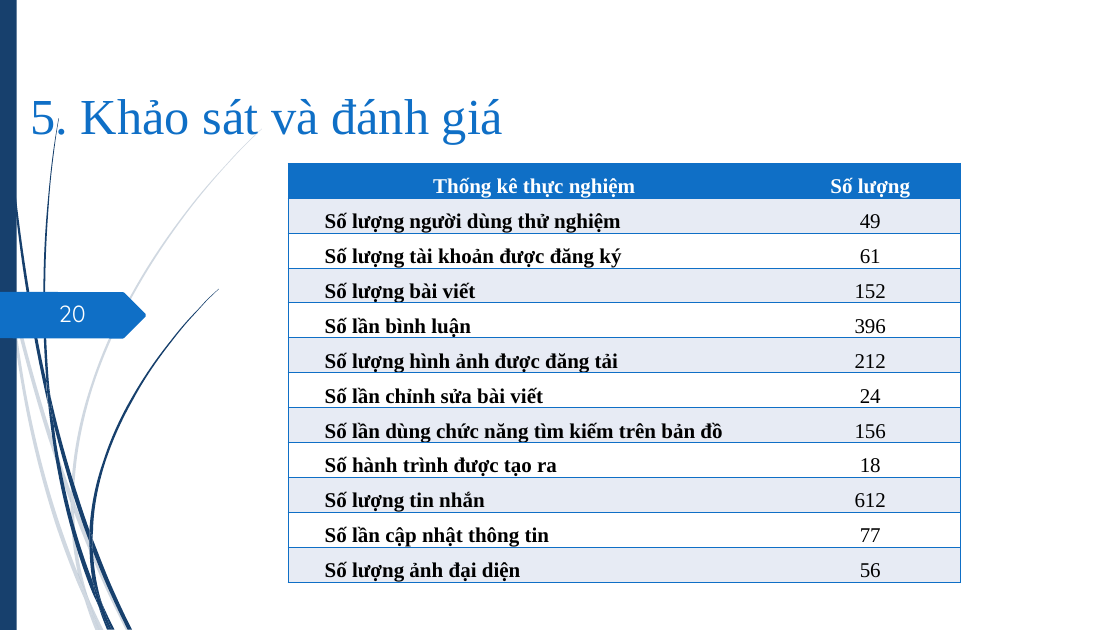
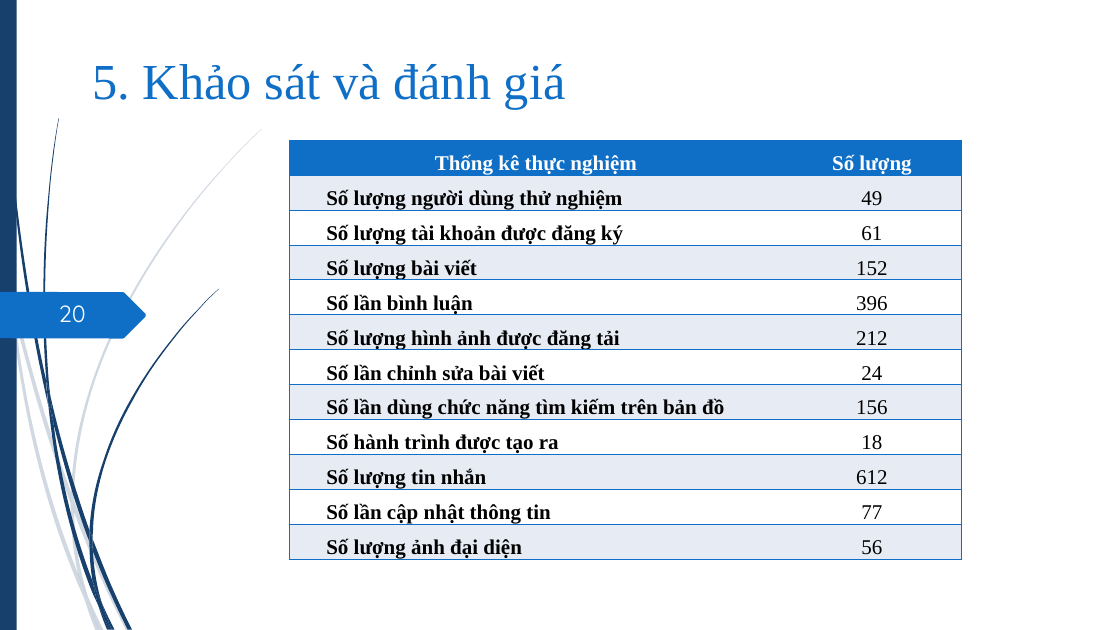
Before and after one commit to hvngoc/Presentation, a slide deck: slide 20 of slide 2.pptx. Drawn at 1120x630 pixels with LibreOffice and Linux fonts; fonts in the diff are those of the drawing. Boxes give left, top, right and bottom in pixels: in the first picture for what was removed or moved away, otherwise in the second. Text is boxed around its words. In the diff, an @@ line names an element or a change of style, - is before the commit and + after.

Commit message:
update slide

```diff
--- a/slide 2.pptx
+++ b/slide 2.pptx
@@ title "5. Khảo sát và đánh ..." moved from (x1=31, y1=99, x2=503, y2=144) to (x1=93, y1=64, x2=565, y2=110) @@
@@ table moved from (x1=288, y1=164, x2=960, y2=618) to (x1=290, y1=140, x2=962, y2=594) @@
```
Also in this commit, not shown: 15 other slides changed.
